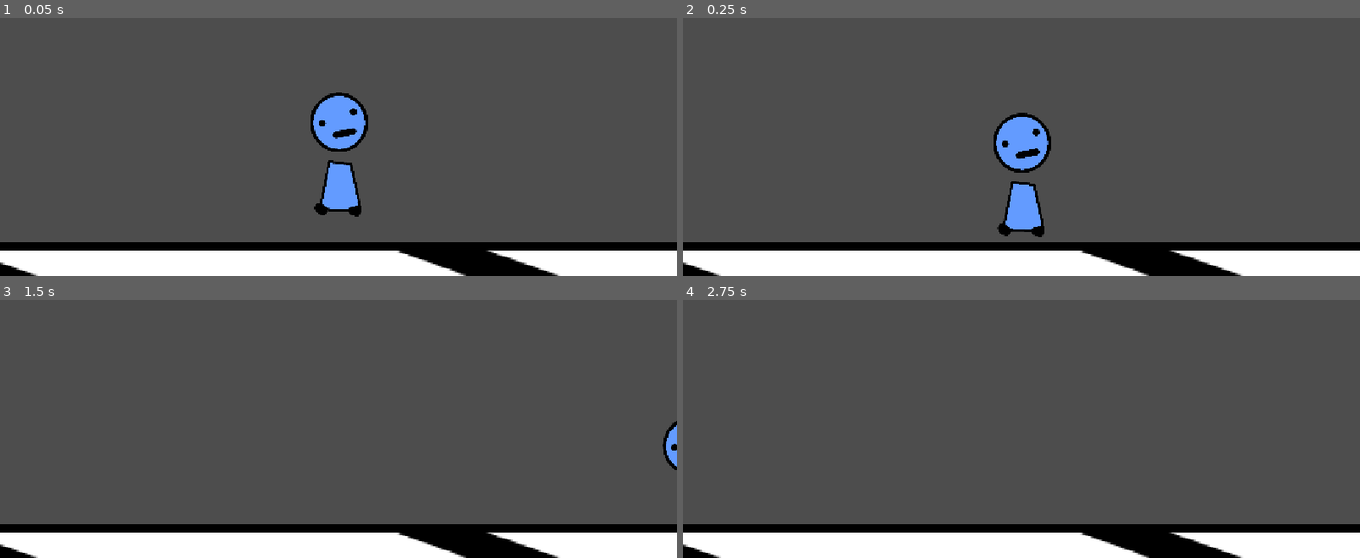
Above: before the commit, frames 1-4 (two rows, left to right).
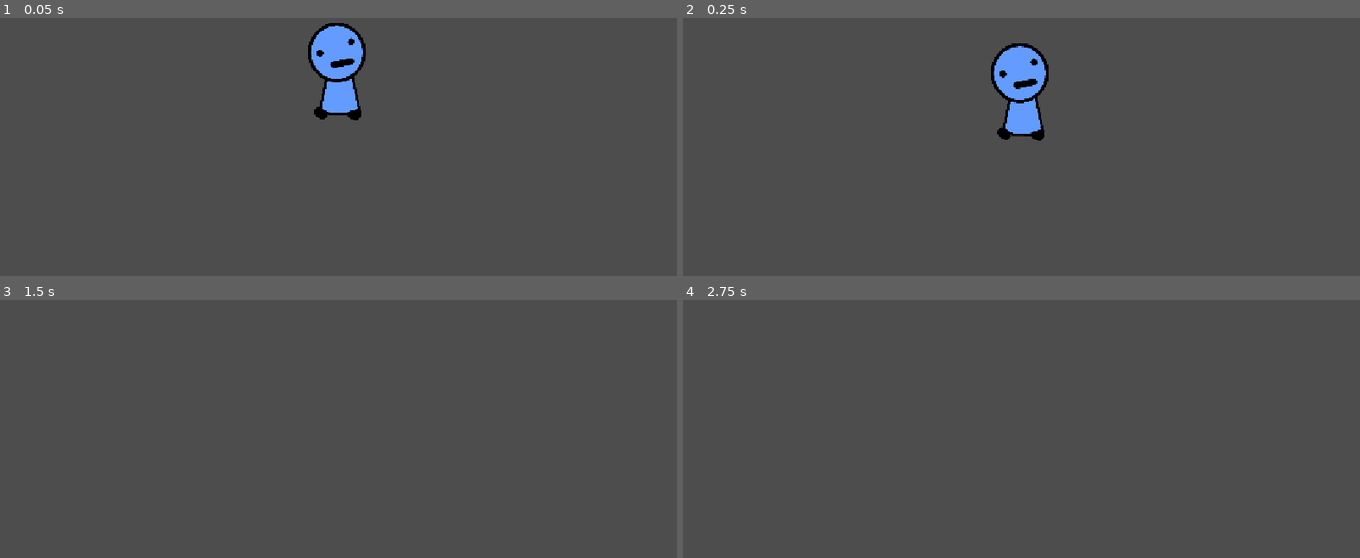
Above: after the commit, the same moments.

Repository: average4136/head-over-heels-game
Game: Godot game, scene res://Scenes/character.tscn
The game is run twice, just before and just after one commit, with the same random seed, the same clock (stepped at 60 frames per second) and the same inputs. This scene is started directly instead of the project's main scene.
Inputs:
- Up to frame 1 (0.05 s): no input
- Up to frame 2 (0.25 s): no input
- Up to frame 3 (1.5 s): tap Enter (ui_accept) at 0.5 s; hold D (move_right) from 0.53 s (still down); tap Space (jump) at 0.77 s
- Up to frame 4 (2.75 s): tap Space (jump) at 1.52 s; tap Enter (ui_accept) at 2 s; release D (move_right) at 2.03 s; hold A (move_left) from 2.03 s (still down)

The runs differ from the first frame. In frame 1, 17% of the frame differs, in the area x 0-100%, y 1-100%; in frame 2, 17%, in the area x 0-100%, y 9-100%; in frame 3, 13%; in frame 4, 13%.

Commit message:
fixed scaling issue

Diff:
--- a/Scenes/character.tscn
+++ b/Scenes/character.tscn
@@ -4,7 +4,6 @@
 [ext_resource type="Texture2D" uid="uid://bipehp1n866uq" path="res://Assets/head.png" id="2_nytcm"]
 [ext_resource type="Texture2D" uid="uid://datq44f17y2pu" path="res://Assets/body.png" id="3_ejsiy"]
 [ext_resource type="Script" uid="uid://3fn74cbcjfm7" path="res://Scripts/head.gd" id="3_nytcm"]
-[ext_resource type="Texture2D" uid="uid://cpuxc7o6cfr1w" path="res://Assets/tile-for-tiling.png" id="5_ejsiy"]
 
 [sub_resource type="PhysicsMaterial" id="PhysicsMaterial_5r6hy"]
 
@@ -17,12 +16,8 @@
 [sub_resource type="CircleShape2D" id="CircleShape2D_53v2a"]
 radius = 43.011627
 
-[sub_resource type="PhysicsMaterial" id="PhysicsMaterial_53v2a"]
-
-[sub_resource type="WorldBoundaryShape2D" id="WorldBoundaryShape2D_53v2a"]
-distance = -41.0
-
-[node name="character" type="Node2D" unique_id=1796156875]
+[node name="Guy" type="Node2D" unique_id=1796156875]
+scale = Vector2(0.25, 0.25)
 
 [node name="Body" type="RigidBody2D" parent="." unique_id=447719997]
 physics_material_override = SubResource("PhysicsMaterial_5r6hy")
@@ -73,14 +68,3 @@
 
 [node name="Camera2D" type="Camera2D" parent="." unique_id=1832002142]
 position = Vector2(-1, -218)
-
-[node name="StaticBody2D" type="StaticBody2D" parent="." unique_id=1517356905]
-physics_material_override = SubResource("PhysicsMaterial_53v2a")
-
-[node name="CollisionShape2D" type="CollisionShape2D" parent="StaticBody2D" unique_id=1984839801]
-shape = SubResource("WorldBoundaryShape2D_53v2a")
-
-[node name="Sprite2D" type="Sprite2D" parent="StaticBody2D" unique_id=860695602]
-position = Vector2(380.00003, 176)
-scale = Vector2(7.929687, 1)
-texture = ExtResource("5_ejsiy")
--- /dev/null
+++ b/Scenes/player.tscn
@@ -0,0 +1,19 @@
+[gd_scene format=3 uid="uid://ciivhu14qujp7"]
+
+[ext_resource type="Script" uid="uid://bdxua55oax83q" path="res://Scripts/player.gd" id="1_cvnsp"]
+[ext_resource type="Texture2D" uid="uid://datq44f17y2pu" path="res://Assets/body.png" id="1_v0iea"]
+
+[sub_resource type="CapsuleShape2D" id="CapsuleShape2D_53v2a"]
+radius = 52.0
+height = 174.0
+
+[node name="Player" type="CharacterBody2D" unique_id=1582449643]
+script = ExtResource("1_cvnsp")
+
+[node name="Body" type="Sprite2D" parent="." unique_id=1807789250]
+position = Vector2(9, -112)
+texture = ExtResource("1_v0iea")
+
+[node name="CollisionShape2D" type="CollisionShape2D" parent="." unique_id=807941789]
+position = Vector2(1, -102)
+shape = SubResource("CapsuleShape2D_53v2a")
